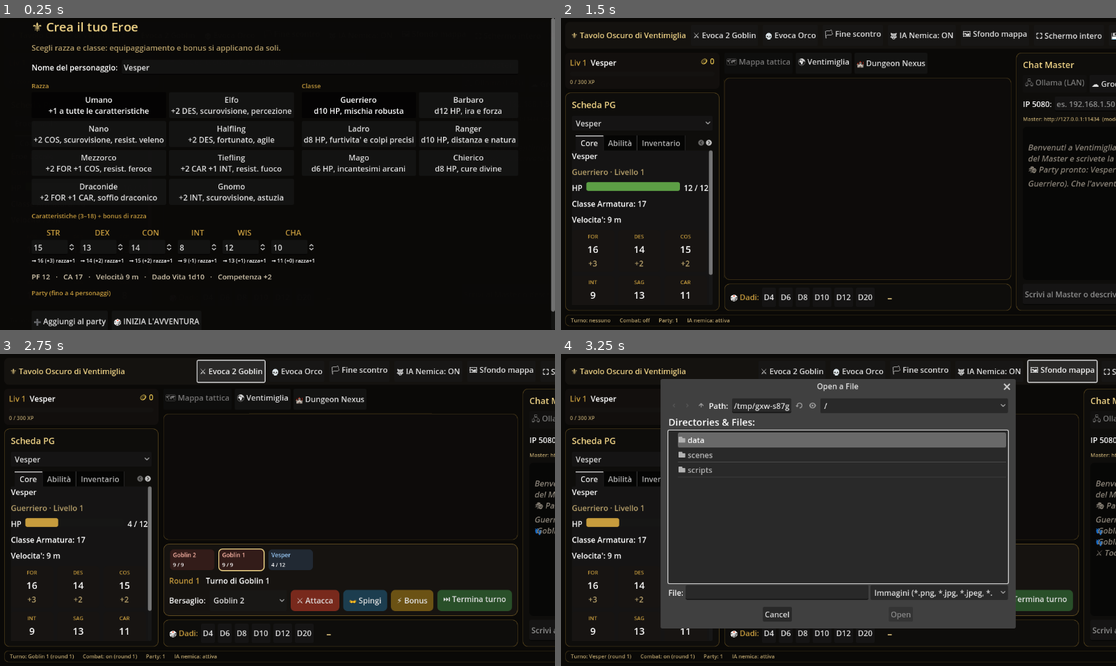
Above: before the commit, frames 1-4 (two rows, left to right).
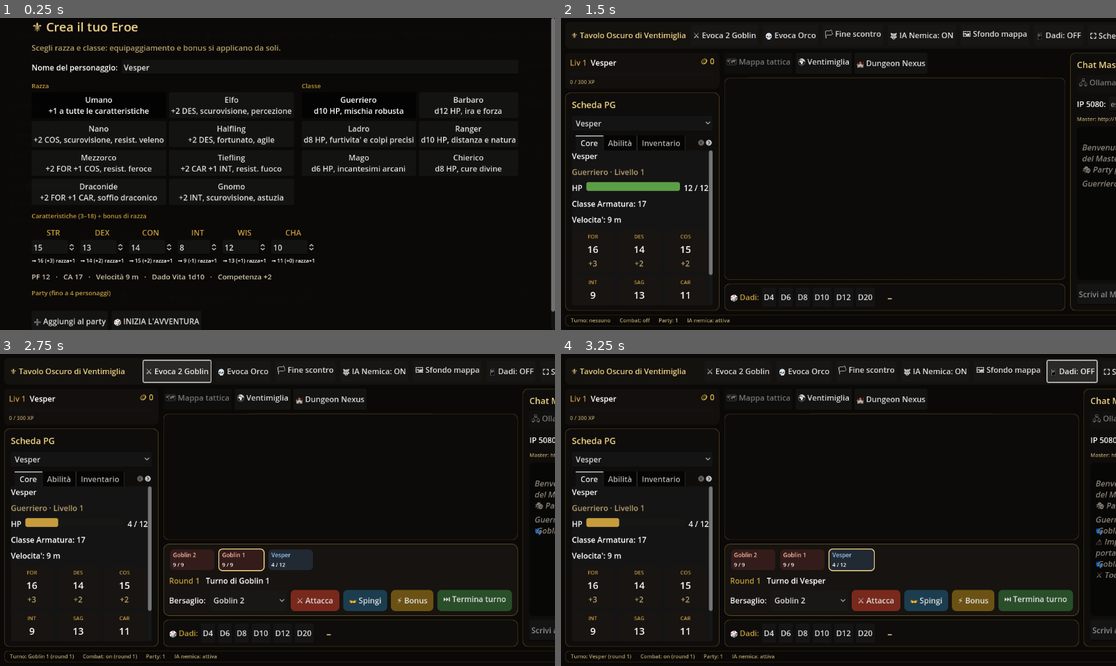
Above: after the commit, the same moments.

Repository: fanaragabriele2-coder/vtt-ventimiglia
Game: Godot game, scene res://main.tscn
Two runs of this game, one before a commit and one after it. Both use one fixed random seed, a clock stepped at 60 frames per second and the inputs below.
Inputs (mouse positions are in pixels of both pictures, inside the frame that each line leads up to):
- Up to frame 1 (0.25 s): no input
- Up to frame 2 (1.5 s): click (1060, 36) at 0.5 s, where only the run after the commit has a clickable "📱 Dadi: OFF"; click "🎲 INIZIA L'AVVENTURA" at 1.25 s
- Up to frame 3 (2.75 s): click "⚔ Evoca 2 Goblin" at 2 s
- Up to frame 4 (3.25 s): click (1071, 372) at 2.75 s, where only the run after the commit has a clickable "📱 Dadi: OFF"

The runs differ from the first frame. In frame 2, 2.0% of the frame differs, in the area x 80-100%, y 4-94%; in frame 3, 1.6%; in frame 4, 47%, in the area x 17-100%, y 1-88%.

Commit message:
Godot: dadi dai telefoni (UI asimmetrica), diario di campagna e posizioni reali per il Master IA
Completa la direttiva locale (couch play) con gli ultimi pezzi progettati:

- DiceServer (nuovo autoload, scripts/network/dice_server.gd): mini server HTTP su TCPServer
  (porta 8383, SOLO LAN di casa) col pulsante "📱 Dadi: ON/OFF" in toolbar. I giocatori aprono
  l'indirizzo annunciato in chat sul telefono (stesso Wi-Fi) e trovano una pagina dadi
  autosufficiente (inline, dark, D4-D20, nome ricordato in localStorage): il tiro e' AUTOREVOLE
  lato PC (il telefono chiede, il gioco tira) e il risultato compare in chat sullo schermo grande,
  che resta pulito per la mappa. Percorsi: GET / (pagina), GET /roll?die=N&name=X (JSON).
- CampaignMemory (nuovo autoload): porting-lite dei Moduli 29/32 — diario degli eventi CHIAVE
  (vittorie/TPK, level-up, viaggi tra i POI, discese nei dungeon; max 40 voci) alimentato dai
  signal dei manager e iniettato da AIBridge nel system prompt: il Master "ricorda" la campagna
  anche quando lo storico breve della chat scorre via. Persistito nel salvataggio (SaveManager).
- AIBridge: nel prompt ora ci sono anche le POSIZIONI reali (luogo del party sull'overworld +
  cella e HP di ogni combattente sulla griglia) — il "game_state aggiornato" della direttiva.
- README e design doc aggiornati (21 autoload; la memoria di campagna esce dall'elenco dei gap,
  il ponte chat->combattimento su prosa libera resta l'ultimo gap AI dichiarato).

Verificato con gdtoolkit sui 37 script (0 errori), gdlint pulito, nessun segreto nel repository.

Co-Authored-By: Claude Opus 4.8 <noreply@anthropic.com>
Claude-Session: https://claude.ai/code/session_01EitiiDafKKu7YfdrUthcuc

Diff:
--- a/godot/project.godot
+++ b/godot/project.godot
@@ -31,9 +31,11 @@
 EnemyAI="*res://scripts/combat/enemy_ai.gd"
 EncounterBalancer="*res://scripts/combat/encounter_balancer.gd"
 ActionMenuManager="*res://scripts/combat/action_menu_manager.gd"
+CampaignMemory="*res://scripts/autoload/campaign_memory.gd"
 LocalGameManager="*res://scripts/autoload/local_game_manager.gd"
 LocalInputManager="*res://scripts/autoload/local_input_manager.gd"
 AIBridge="*res://scripts/network/ai_bridge.gd"
+DiceServer="*res://scripts/network/dice_server.gd"
 SaveManager="*res://scripts/autoload/save_manager.gd"
 
 [rendering]
--- /dev/null
+++ b/godot/scripts/autoload/campaign_memory.gd
@@ -0,0 +1,83 @@
+extends Node
+## CampaignMemory (Autoload) — porting-lite dei Moduli 29/32 JS: il DIARIO DI CAMPAGNA del Master IA.
+##
+## Lo storico breve della conversazione (AIBridge._history) scorre via in fretta: qui si registrano
+## SOLO gli eventi chiave della campagna — vittorie e sconfitte, level-up, viaggi, discese nei
+## dungeon — e AIBridge li inietta nel system prompt a ogni chiamata. Cosi' il Master "ricorda"
+## che cosa e' successo anche a distanza di ore di gioco, senza trascinarsi dietro tutta la chat.
+##
+## Alimentato dai signal dei manager (nessun polling, nessuna dipendenza inversa); persistito nel
+## salvataggio da SaveManager.
+
+const MASSIMO_EVENTI: int = 40
+
+var _eventi: Array[String] = []
+
+
+func _ready() -> void:
+	CombatManager.victory.connect(_on_victory)
+	CombatManager.party_wiped.connect(_on_party_wiped)
+	ProgressionManager.leveled_up.connect(_on_leveled_up)
+	GameState.party_location_changed.connect(_on_party_moved)
+	EventBus.dungeon_generated.connect(_on_dungeon_generated)
+
+
+## Aggiunge un evento al diario (anche a mano: missioni, colpi di scena decisi dal Master umano).
+func registra(evento: String) -> void:
+	var testo: String = evento.strip_edges()
+	if testo.is_empty():
+		return
+	_eventi.append(testo)
+	if _eventi.size() > MASSIMO_EVENTI:
+		_eventi = _eventi.slice(_eventi.size() - MASSIMO_EVENTI)
+
+
+## Il diario in forma di testo per il system prompt del Master IA.
+func contesto_testo() -> String:
+	if _eventi.is_empty():
+		return "- (la campagna e' appena iniziata: nessun evento registrato)"
+	var righe: PackedStringArray = []
+	for e: String in _eventi:
+		righe.append("- " + e)
+	return "\n".join(righe)
+
+
+func get_save_state() -> Array:
+	return _eventi.duplicate()
+
+
+func hydrate_save_state(eventi: Array) -> void:
+	_eventi.clear()
+	for e: Variant in eventi:
+		if e is String:
+			_eventi.append(e)
+
+
+func reset() -> void:
+	_eventi.clear()
+
+
+# --- Ascoltatori degli eventi chiave ---
+
+func _on_victory() -> void:
+	registra("Il party ha vinto uno scontro.")
+
+
+func _on_party_wiped() -> void:
+	registra("Il party e' stato sconfitto in combattimento (TPK).")
+
+
+func _on_leveled_up(character_id: String, _from_level: int, to_level: int, _hp_gain: int) -> void:
+	var c: CharacterData = CharacterManager.get_character_by_id(character_id)
+	if c:
+		registra("%s e' salito al livello %d." % [c.character_name, to_level])
+
+
+func _on_party_moved(location: Dictionary) -> void:
+	var nome: String = String(location.get("name", ""))
+	if not nome.is_empty():
+		registra("Il party ha raggiunto " + nome + ".")
+
+
+func _on_dungeon_generated(tema: String, _dati: Dictionary) -> void:
+	registra("Il party e' entrato in un dungeon (%s)." % tema)
--- a/godot/scripts/autoload/save_manager.gd
+++ b/godot/scripts/autoload/save_manager.gd
@@ -61,6 +61,7 @@
 		"progression": ProgressionManager.get_save_state(),
 		"partyLocation": GameState.get_party_location(),
 		"nexus": nexus_stato if nexus_stato is Dictionary else {},
+		"campaignMemory": CampaignMemory.get_save_state(),
 	}
 	var f: FileAccess = FileAccess.open(_slot_path(slot_name), FileAccess.WRITE)
 	if f == null:
@@ -91,6 +92,7 @@
 	# corretti quando si ridisegnano, non i valori di default di una sessione nuova.
 	ProgressionManager.hydrate_save_state(state.get("progression", {}))
 	InventoryManager.hydrate_save_state(state.get("inventory", {}))
+	CampaignMemory.hydrate_save_state(state.get("campaignMemory", []))
 	CharacterManager.hydrate_party(state.get("character", {}))
 	var location: Variant = state.get("partyLocation")
 	if location is Dictionary and location.has("name"):
--- a/godot/scripts/network/ai_bridge.gd
+++ b/godot/scripts/network/ai_bridge.gd
@@ -126,12 +126,36 @@
 		"SCHEDE DEI PERSONAGGI DEL PARTY (gia note, tienine conto — HP, CA e caratteristiche REALI, NON chiedere presentazioni):",
 		CharacterManager.party_context_text(),
 		"",
+		"DIARIO DI CAMPAGNA (eventi chiave accaduti finora — la tua memoria a lungo termine):",
+		CampaignMemory.contesto_testo(),
+		"",
+		"POSIZIONI ATTUALI (aggiornate dal gioco, non inventarne altre):",
+		_posizioni_context_text(),
+		"",
 		"Se e SOLO se serve segnalare un dato di gioco (tiro, comparsa nemici, danno...), aggiungi",
 		"SUBITO DOPO la narrazione, su una riga a parte, ESATTAMENTE questo separatore: " + SEPARATORE_DATI_MASTER,
 		"e dopo di esso un array JSON di comandi, es:",
 		SEPARATORE_DATI_MASTER,
 		'[{"command":"addNpc","id":"goblin","count":2},{"command":"startCombat"}]',
 	])
+
+
+## Snapshot delle posizioni per il Master: luogo del party sull'overworld + celle e HP dei
+## combattenti sulla griglia (il payload "game_state aggiornato" della direttiva AI Bridge).
+func _posizioni_context_text() -> String:
+	var righe: PackedStringArray = []
+	var luogo: Variant = GameState.get_party_location()
+	if luogo is Dictionary and (luogo as Dictionary).has("name"):
+		righe.append("- Party (Ventimiglia): " + String((luogo as Dictionary)["name"]))
+	var stato: Dictionary = CombatManager.get_state()
+	for c: Dictionary in stato["combatants"]:
+		var cella: Variant = CombatManager.get_combatant_cell(String(c["id"]))
+		if cella is Vector2i:
+			righe.append("- %s: cella (%d, %d), HP %d/%d" % [
+				String(c["name"]), (cella as Vector2i).x, (cella as Vector2i).y,
+				int(c["hitPoints"]), int(c["maxHitPoints"]),
+			])
+	return "\n".join(righe) if not righe.is_empty() else "- nessuna posizione tracciata al momento"
 
 
 func _build_messages(user_text: String) -> Array:
--- /dev/null
+++ b/godot/scripts/network/dice_server.gd
@@ -0,0 +1,173 @@
+extends Node
+## DiceServer (Autoload) — UI ASIMMETRICA del tavolo locale: i giocatori tirano i dadi dal PROPRIO
+## telefono e il risultato compare in chat sullo schermo grande, che resta pulito e dedicato alla
+## mappa. Un mini server HTTP su TCPServer, SOLO per la LAN di casa (nessuna autenticazione: e' il
+## Wi-Fi del salotto, non internet — non esporlo su una rete pubblica).
+##
+## Il tiro e' AUTOREVOLE lato PC: il telefono chiede "tira un D20", e' il gioco a generare il
+## numero — nessuna fiducia nel client, come si deve. Percorsi serviti:
+##   GET /                     -> pagina web dei dadi (autosufficiente, inline)
+##   GET /roll?die=20&name=X   -> tira, annuncia in chat, risponde {"die":20,"result":N}
+
+signal server_stato_cambiato(attivo: bool)
+signal tiro_ricevuto(nome: String, facce: int, risultato: int)
+
+const PORTA: int = 8383
+const TIMEOUT_RICHIESTA_SEC: float = 3.0
+
+const PAGINA_HTML: String = """<!DOCTYPE html>
+<html lang="it"><head>
+<meta charset="utf-8"><meta name="viewport" content="width=device-width, initial-scale=1">
+<title>Dadi - Tavolo Oscuro</title>
+<style>
+body{background:#0b0a08;color:#e8dcc0;font-family:Georgia,serif;text-align:center;margin:0;padding:24px}
+h1{color:#c89b3c;font-size:22px}
+input{background:#1a1712;border:1px solid #6b5423;color:#e8dcc0;padding:10px;border-radius:8px;font-size:16px;width:80%;max-width:320px}
+.dadi{display:flex;flex-wrap:wrap;gap:12px;justify-content:center;margin-top:18px}
+button{background:linear-gradient(180deg,#3a2f16,#241c0c);border:1px solid #c89b3c;color:#f0d472;font-size:22px;padding:18px 22px;border-radius:12px;min-width:84px}
+button:active{transform:scale(.96)}
+#ris{font-size:64px;color:#f0d472;margin-top:20px;min-height:80px}
+#det{color:#8a8378;font-size:14px}
+</style></head><body>
+<h1>&#9876; Tavolo Oscuro &mdash; Dadi</h1>
+<input id="nome" placeholder="Il tuo nome" />
+<div class="dadi">
+<button onclick="tira(4)">D4</button><button onclick="tira(6)">D6</button>
+<button onclick="tira(8)">D8</button><button onclick="tira(10)">D10</button>
+<button onclick="tira(12)">D12</button><button onclick="tira(20)">D20</button>
+</div>
+<div id="ris">&ndash;</div><div id="det"></div>
+<script>
+var campo=document.getElementById("nome");
+campo.value=localStorage.getItem("vtt-nome")||"";
+function tira(n){
+  var nome=campo.value.trim()||"Giocatore";
+  localStorage.setItem("vtt-nome",nome);
+  fetch("/roll?die="+n+"&name="+encodeURIComponent(nome))
+    .then(function(r){return r.json();})
+    .then(function(d){
+      document.getElementById("ris").textContent=d.result;
+      document.getElementById("det").textContent=nome+" ha tirato un D"+d.die+" (guarda lo schermo del tavolo)";
+    })
+    .catch(function(){document.getElementById("det").textContent="Errore di connessione al tavolo";});
+}
+</script></body></html>"""
+
+var _server: TCPServer
+var _pendenti: Array[Dictionary] = []   # { peer: StreamPeerTCP, buffer: String, eta: float }
+
+
+func _ready() -> void:
+	set_process(false)  # il server parte solo dal pulsante in toolbar
+
+
+func e_attivo() -> bool:
+	return _server != null
+
+
+func avvia() -> bool:
+	if _server != null:
+		return true
+	var s := TCPServer.new()
+	var err: int = s.listen(PORTA)
+	if err != OK:
+		GameState.announce("⚠ Impossibile aprire il server dadi sulla porta %d (errore %d)." % [PORTA, err])
+		return false
+	_server = s
+	set_process(true)
+	var indirizzi: Array[String] = indirizzi_lan()
+	var dove: String = ("http://%s:%d" % [indirizzi[0], PORTA]) if not indirizzi.is_empty() else ("http://IP-del-PC:%d" % PORTA)
+	GameState.announce("📱 Dadi dai telefoni ATTIVI: sul telefono (stesso Wi-Fi) apri  " + dove)
+	server_stato_cambiato.emit(true)
+	return true
+
+
+func ferma() -> void:
+	if _server == null:
+		return
+	_server.stop()
+	_server = null
+	for p: Dictionary in _pendenti:
+		(p["peer"] as StreamPeerTCP).disconnect_from_host()
+	_pendenti.clear()
+	set_process(false)
+	GameState.announce("📱 Server dadi spento.")
+	server_stato_cambiato.emit(false)
+
+
+## Indirizzi IPv4 privati del PC (quelli da digitare sul telefono).
+func indirizzi_lan() -> Array[String]:
+	var out: Array[String] = []
+	for addr: Variant in IP.get_local_addresses():
+		var a: String = String(addr)
+		if a.begins_with("192.168.") or a.begins_with("10.") or _e_172_privato(a):
+			out.append(a)
+	return out
+
+
+static func _e_172_privato(a: String) -> bool:
+	if not a.begins_with("172."):
+		return false
+	var secondo: int = int(a.get_slice(".", 1))
+	return secondo >= 16 and secondo <= 31
+
+
+func _process(delta: float) -> void:
+	if _server == null:
+		return
+	while _server.is_connection_available():
+		_pendenti.append({ "peer": _server.take_connection(), "buffer": "", "eta": 0.0 })
+	var rimasti: Array[Dictionary] = []
+	for p: Dictionary in _pendenti:
+		var peer := p["peer"] as StreamPeerTCP
+		peer.poll()
+		var disponibili: int = peer.get_available_bytes()
+		if disponibili > 0:
+			p["buffer"] = String(p["buffer"]) + peer.get_utf8_string(disponibili)
+		p["eta"] = float(p["eta"]) + delta
+		var buffer: String = String(p["buffer"])
+		if buffer.contains("\r\n\r\n") or buffer.contains("\n\n"):
+			_gestisci_richiesta(peer, buffer)  # risponde e chiude
+		elif float(p["eta"]) > TIMEOUT_RICHIESTA_SEC or peer.get_status() != StreamPeerTCP.STATUS_CONNECTED:
+			peer.disconnect_from_host()
+		else:
+			rimasti.append(p)
+	_pendenti = rimasti
+
+
+func _gestisci_richiesta(peer: StreamPeerTCP, richiesta: String) -> void:
+	# Prima riga: "GET /roll?die=20&name=Luca HTTP/1.1"
+	var prima_riga: String = richiesta.get_slice("\n", 0).strip_edges()
+	var parti: PackedStringArray = prima_riga.split(" ")
+	var percorso: String = parti[1] if parti.size() >= 2 else "/"
+	if percorso == "/" or percorso.begins_with("/index"):
+		_rispondi(peer, 200, "text/html; charset=utf-8", PAGINA_HTML)
+	elif percorso.begins_with("/roll"):
+		_gestisci_tiro(peer, percorso)
+	else:
+		_rispondi(peer, 404, "text/plain", "not found")
+
+
+func _gestisci_tiro(peer: StreamPeerTCP, percorso: String) -> void:
+	var facce: int = 20
+	var nome: String = "Giocatore"
+	for coppia: String in percorso.get_slice("?", 1).split("&"):
+		var chiave: String = coppia.get_slice("=", 0)
+		var valore: String = coppia.get_slice("=", 1).uri_decode().strip_edges()
+		if chiave == "die":
+			facce = clampi(int(valore), 2, 100)
+		elif chiave == "name" and not valore.is_empty():
+			nome = valore.substr(0, 24)
+	var risultato: int = randi_range(1, facce)
+	GameState.announce("📱 %s tira D%d: %d" % [nome, facce, risultato])
+	tiro_ricevuto.emit(nome, facce, risultato)
+	_rispondi(peer, 200, "application/json", JSON.stringify({ "die": facce, "result": risultato }))
+
+
+func _rispondi(peer: StreamPeerTCP, codice: int, tipo: String, corpo: String) -> void:
+	var stato: String = "200 OK" if codice == 200 else "404 Not Found"
+	var corpo_bytes: PackedByteArray = corpo.to_utf8_buffer()
+	var testa: String = "HTTP/1.1 %s\r\nContent-Type: %s\r\nContent-Length: %d\r\nConnection: close\r\nCache-Control: no-store\r\n\r\n" % [stato, tipo, corpo_bytes.size()]
+	peer.put_data(testa.to_utf8_buffer())
+	peer.put_data(corpo_bytes)
+	peer.disconnect_from_host()
--- a/godot/scripts/ui/vtt_main.gd
+++ b/godot/scripts/ui/vtt_main.gd
@@ -12,6 +12,7 @@
 var _view_overworld_btn: Button
 var _view_nexus_btn: Button
 var _ai_toggle_btn: Button
+var _dadi_telefono_btn: Button
 var _background_dialog: FileDialog
 
 
@@ -147,10 +148,22 @@
 	_ai_toggle_btn = _toolbar_button("🐺 IA Nemica: ON", _toggle_enemy_ai)
 	row.add_child(_ai_toggle_btn)
 	row.add_child(_toolbar_button("🖼 Sfondo mappa", _choose_map_background))
+	_dadi_telefono_btn = _toolbar_button("📱 Dadi: OFF", _toggle_dice_server)
+	row.add_child(_dadi_telefono_btn)
 	row.add_child(_toolbar_button("⛶ Schermo intero", _toggle_fullscreen))
 	row.add_child(_toolbar_button("💾 Salva", _save_game))
 	row.add_child(_toolbar_button("📂 Carica", _load_game))
 	return panel
+
+
+## UI asimmetrica: accende/spegne il mini server HTTP dei dadi (i giocatori tirano dal telefono,
+## il risultato compare in chat; l'indirizzo da digitare viene annunciato in chat all'accensione).
+func _toggle_dice_server() -> void:
+	if DiceServer.e_attivo():
+		DiceServer.ferma()
+	else:
+		DiceServer.avvia()
+	_dadi_telefono_btn.text = "📱 Dadi: ON" if DiceServer.e_attivo() else "📱 Dadi: OFF"
 
 
 func _save_game() -> void:
Not shown, changed: godot/README.md
Not shown, changed: godot/docs/NEXUS_ARCHITETTURA.md
